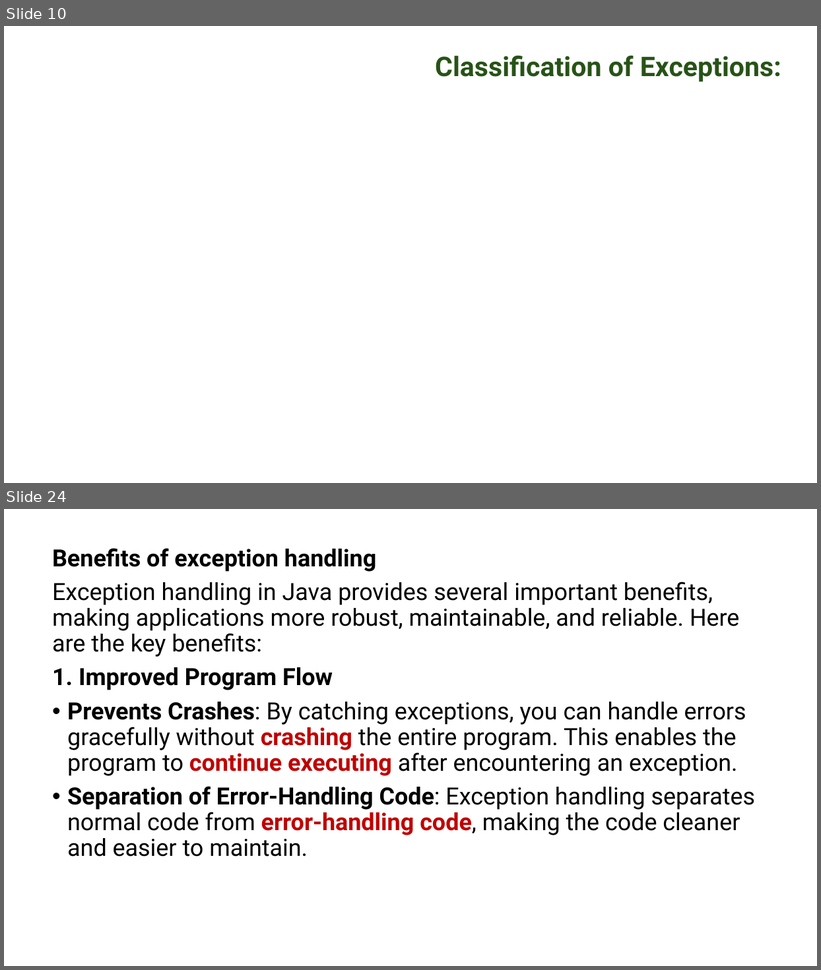
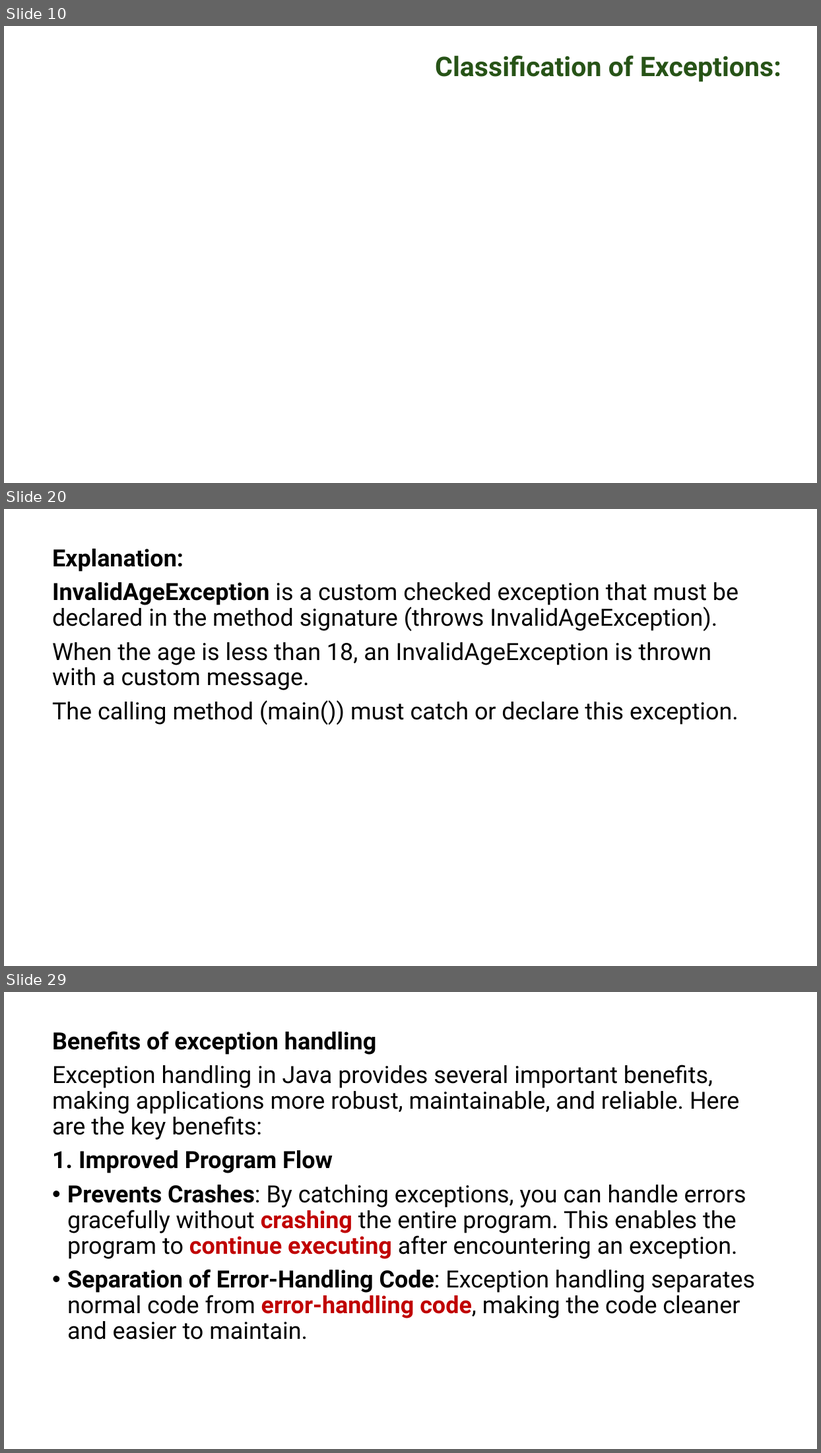
Before and after one commit to PRAMOD-VISHNU-NAIK/MCA-2nd-Sem-Shridevi-College, a slide deck: Theory Class-Notes/Complete Syllabus and Notes/Module-4 Exception Handling.pptx. Shown one above the other, each under a label of ours: slides 10 and 24 before the commit, slides 10, 20 and 29 after it; the slides between them are not shown. The pictures are 821x970 and 821x1453 pixels, drawn with LibreOffice and Linux fonts; fonts in the diff are those of the drawing; background and template pictures are left out. Boxes give left, top, right and bottom in pixels: in the first picture for what was removed or moved away, otherwise in the second. Text is boxed around its words. In the diff, an @@ line names an element or a change of style, - is before the commit and + after.

```diff
--- a/Theory Class-Notes/Complete Syllabus and Notes/Module-4 Exception Handling.pptx
+++ b/Theory Class-Notes/Complete Syllabus and Notes/Module-4 Exception Handling.pptx
@@ slide 20 added at (x1=4, y1=509, x2=817, y2=966), background #FFFFFF @@
@@ text added at (x1=52, y1=549, x2=739, y2=725), 28 pt, text #000000 @@
+Explanation:
+InvalidAgeException is a custom checked exception that must be declared in the method signature (throws InvalidAgeException).
+When the age is less than 18, an InvalidAgeException is thrown with a custom message.
+The calling method (main()) must catch or declare this exception.
@@ what was slide 24 is now slide 29 @@
```
Also in this commit, not shown: 2 slides changed, 10 other slides added, 6 slides removed.
